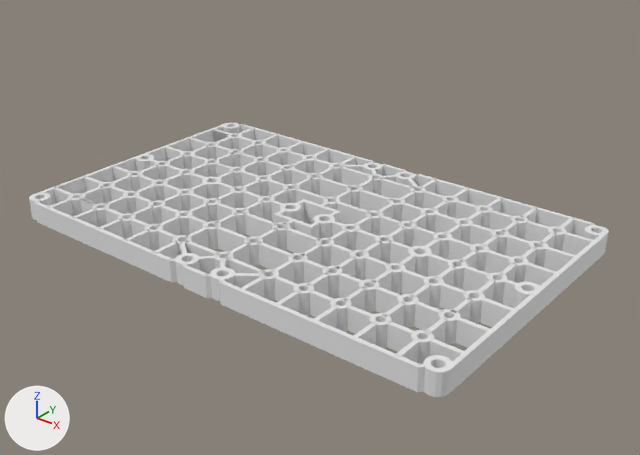
Before and after pictures for a commit that changed the Blender file Packman/Assets/Blender Models/Fixturplatta_Unity.blend.
Both versions are drawn from a 50 mm camera at (116.7, -141.2, 85.0) aimed at (3.2, 0.7, -3.0). Every picture has the same lights, and +X, +Y and +Z are marked at lower left.

The older version as bpy lines, for what is in view:
```python
ob_fixturplatta = bpy.data.objects.new('Fixturplatta', me_cube_006)
ob_fixturplatta.location = (0.0, 0.0, 0.0)
ob_fixturplatta.rotation_euler = (1.571, 0.0, 0.0)  # degrees (90, 0, 0)
ob_fixturplatta_268 = bpy.data.objects.new('Fixturplatta.268', me_cube_270)
ob_fixturplatta_268.parent = ob_fixturplatta
ob_fixturplatta_268.location = (55.0, -32.5, -2.475)
ob_fixturplatta_268.rotation_euler = (1.571, 0.0, 0.0)  # degrees (90, 0, 0)
ob_fixturplatta_269 = bpy.data.objects.new('Fixturplatta.269', me_cube_271)
ob_fixturplatta_269.parent = ob_fixturplatta
ob_fixturplatta_269.location = (55.0, 32.5, -2.475)
ob_fixturplatta_269.rotation_euler = (1.571, 0.0, 0.0)  # degrees (90, 0, 0)
ob_fixturplatta_272 = bpy.data.objects.new('Fixturplatta.272', me_cube_274)
ob_fixturplatta_272.parent = ob_fixturplatta
ob_fixturplatta_272.location = (4.999, -32.5, -2.475)
ob_fixturplatta_272.rotation_euler = (1.571, 0.0, 0.0)  # degrees (90, 0, 0)
ob_fixturplatta_274 = bpy.data.objects.new('Fixturplatta.274', me_cube_276)
ob_fixturplatta_274.parent = ob_fixturplatta
ob_fixturplatta_274.location = (30.34, 0.00946, -2.475)
ob_fixturplatta_274.rotation_euler = (1.571, 0.0, 0.0)  # degrees (90, 0, 0)
ob_fixturplatta_276 = bpy.data.objects.new('Fixturplatta.276', me_cube_278)
ob_fixturplatta_276.parent = ob_fixturplatta
ob_fixturplatta_276.location = (-4.999, -32.5, -2.475)
ob_fixturplatta_276.rotation_euler = (1.571, 0.0, 0.0)  # degrees (90, 0, 0)
ob_fixturplatta_279 = bpy.data.objects.new('Fixturplatta.279', me_cube_281)
ob_fixturplatta_279.parent = ob_fixturplatta
ob_fixturplatta_279.location = (-55.0, 0.000123, -2.475)
ob_fixturplatta_279.rotation_euler = (1.571, 0.0, 0.0)  # degrees (90, 0, 0)
ob_fixturplatta_281 = bpy.data.objects.new('Fixturplatta.281', me_cube_283)
ob_fixturplatta_281.parent = ob_fixturplatta
ob_fixturplatta_281.location = (-55.0, -32.5, -2.475)
ob_fixturplatta_281.rotation_euler = (1.571, 0.0, 0.0)  # degrees (90, 0, 0)
```
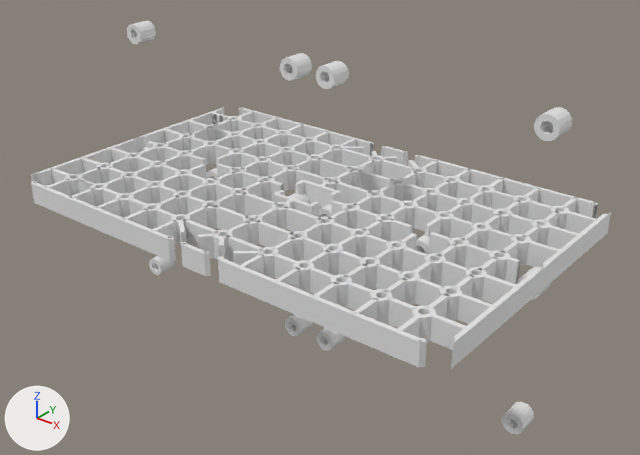
Where the newer file only moved an object's origin or applied its transform, the numbers keep the older frame.

What differs and where, as boxes (x1, y1, x2, y2) in the pictures (640 x 455 px):
'Fixturplatta', turned
    before: (34, 124, 608, 394)
    after: (31, 107, 611, 369)
'Fixturplatta.268', mesh moved, reshaped (26% wider, 19% shorter)
    before: (423, 355, 453, 397)
    after: (534, 107, 572, 141)
'Fixturplatta.272', mesh moved, reshaped (35% wider, 17% shorter)
    before: (210, 267, 235, 301)
    after: (315, 61, 349, 89)
'Fixturplatta.276', mesh moved, reshaped (31% wider, 15% shorter)
    before: (175, 253, 200, 286)
    after: (279, 53, 312, 81)
'Fixturplatta.269', mesh moved, reshaped (31% wider, 10% taller)
    before: (584, 225, 609, 254)
    after: (501, 402, 534, 434)
'Fixturplatta.281', mesh moved, reshaped (25% wider, 14% shorter)
    before: (29, 193, 52, 220)
    after: (127, 21, 156, 44)
'Fixturplatta.274', mesh moved, reshaped
    before: (408, 246, 432, 277)
    after: (416, 234, 429, 254)
'Fixturplatta.271', reshaped
    before: (313, 214, 335, 239)
    after: (319, 204, 332, 218)
'Fixturplatta.280', reshaped
    before: (202, 177, 222, 199)
    after: (206, 168, 217, 179)
'Fixturplatta.279', mesh moved, reshaped
    before: (135, 154, 155, 171)
    after: (139, 147, 149, 152)

Patch to the scene script:
```diff
--- a/Packman/Assets/Blender Models/Fixturplatta_Unity.blend.py
+++ b/Packman/Assets/Blender Models/Fixturplatta_Unity.blend.py
@@ me_cube_006 @@
 me_cube_006.from_pydata(...)  # 11250 vertices, 10772 faces; spans x -57.5..57.5, y -5.0..0.0, z -35.5..35.5
 # used by ob_fixturplatta; location = (0.0, 0.0, 0.0); rotation_euler = (1.571, 0.0, 0.0), in degrees (90, 0, 0)
+# me_cube_006 part 1: the whole mesh is turned 90 degrees about the x axis through its middle, then moved by (0.0, 2.5, 2.5)
@@ me_cube_270 @@
 me_cube_270.from_pydata(...)  # 64 vertices, 64 faces; spans x -2.5..2.5, y -2.5..2.5, z -2.5..2.5
 # used by ob_fixturplatta_268; parent = ob_fixturplatta; location = (55.0, -32.5, -2.475); rotation_euler = (1.571, 0.0, 0.0), in degrees (90, 0, 0)
+# me_cube_270 part 2: the whole mesh is moved by (0.0, 5.0, 0.0)
@@ me_cube_271 @@
 me_cube_271.from_pydata(...)  # 64 vertices, 64 faces; spans x -2.5..2.5, y -2.5..2.5, z -2.5..2.5
 # used by ob_fixturplatta_269; parent = ob_fixturplatta; location = (55.0, 32.5, -2.475); rotation_euler = (1.571, 0.0, 0.0), in degrees (90, 0, 0)
+# me_cube_271 part 3: the whole mesh is moved by (0.0, 5.0, 0.0)
@@ me_cube_274 @@
 me_cube_274.from_pydata(...)  # 64 vertices, 64 faces; spans x -2.5..2.5, y -2.5..2.5, z -2.5..2.5
 # used by ob_fixturplatta_272; parent = ob_fixturplatta; location = (4.999, -32.5, -2.475); rotation_euler = (1.571, 0.0, 0.0), in degrees (90, 0, 0)
+# me_cube_274 part 4: the whole mesh is moved by (0.0, 5.0, 0.0)
@@ me_cube_276 @@
 me_cube_276.from_pydata(...)  # 64 vertices, 64 faces; spans x -2.5..2.5, y -2.5..2.5, z -2.5..2.5
 # used by ob_fixturplatta_274; parent = ob_fixturplatta; location = (30.34, 0.00946, -2.475); rotation_euler = (1.571, 0.0, 0.0), in degrees (90, 0, 0)
+# me_cube_276 part 5: the whole mesh is moved by (0.0, 5.0, 0.0)
@@ me_cube_278 @@
 me_cube_278.from_pydata(...)  # 64 vertices, 64 faces; spans x -2.5..2.5, y -2.5..2.5, z -2.5..2.5
 # used by ob_fixturplatta_276; parent = ob_fixturplatta; location = (-4.999, -32.5, -2.475); rotation_euler = (1.571, 0.0, 0.0), in degrees (90, 0, 0)
+# me_cube_278 part 6: the whole mesh is moved by (0.0, 5.0, 0.0)
@@ me_cube_281 @@
 me_cube_281.from_pydata(...)  # 64 vertices, 64 faces; spans x -2.5..2.5, y -2.5..2.5, z -2.5..2.5
 # used by ob_fixturplatta_279; parent = ob_fixturplatta; location = (-55.0, 0.000123, -2.475); rotation_euler = (1.571, 0.0, 0.0), in degrees (90, 0, 0)
+# me_cube_281 part 7: the whole mesh is moved by (0.0, 5.0, 0.0)
@@ me_cube_283 @@
 me_cube_283.from_pydata(...)  # 64 vertices, 64 faces; spans x -2.5..2.5, y -2.5..2.5, z -2.5..2.5
 # used by ob_fixturplatta_281; parent = ob_fixturplatta; location = (-55.0, -32.5, -2.475); rotation_euler = (1.571, 0.0, 0.0), in degrees (90, 0, 0)
+# me_cube_283 part 8: the whole mesh is moved by (0.0, 5.0, 0.0)
@@ ob_fixturplatta @@
 ob_fixturplatta.location = (0.0, 0.0, 0.0)
-ob_fixturplatta.rotation_euler = (1.571, 0.0, 0.0)  # degrees (90, 0, 0)
```
